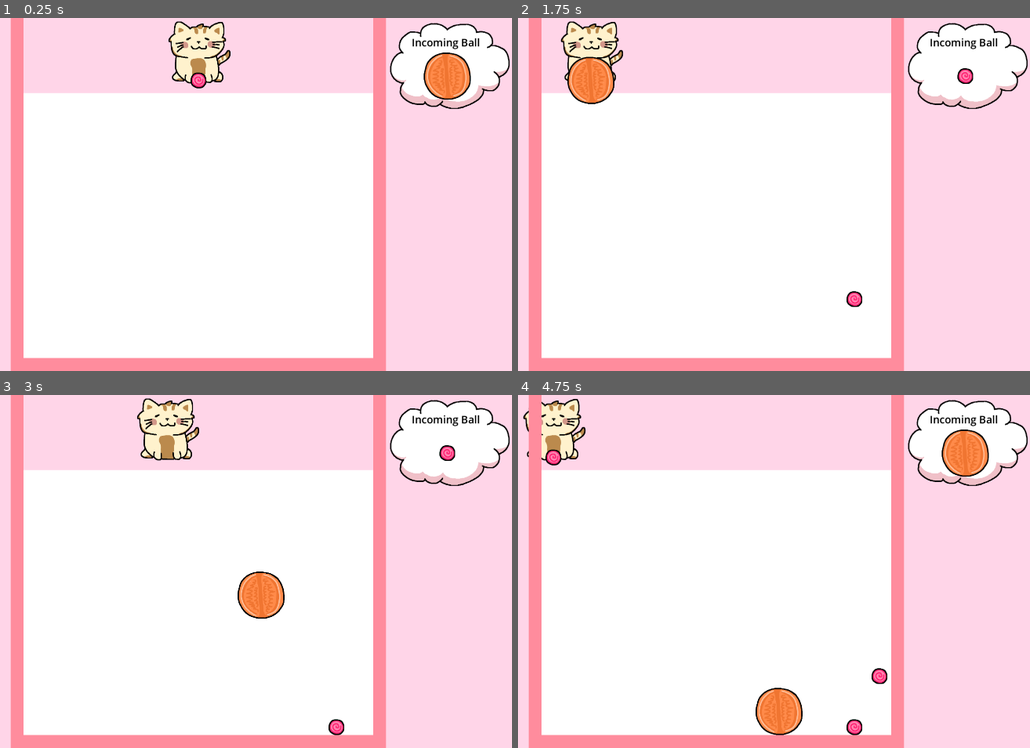
Above: before the commit, frames 1-4 (two rows, left to right).
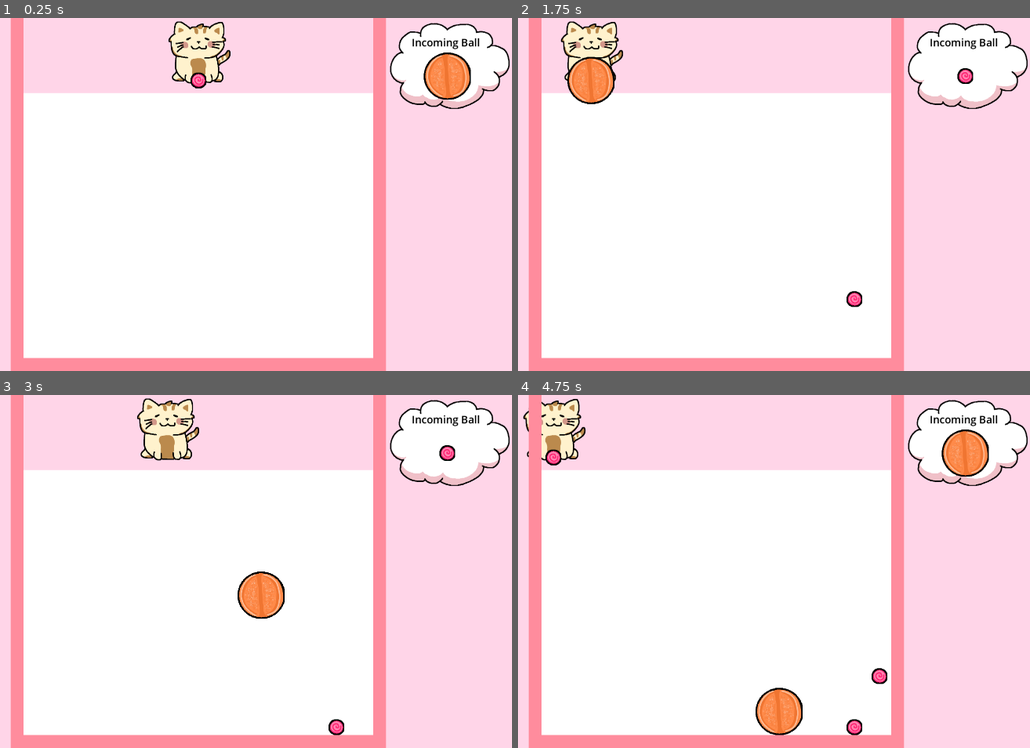
Above: after the commit, the same moments.

Repository: jadicodes/candy-drop
Game: Godot game, scene res://world/world.tscn
Two runs of this game, one before a commit and one after it. Both use one fixed random seed, a clock stepped at 60 frames per second and the inputs below.
Inputs (mouse positions are in pixels of both pictures, inside the frame that each line leads up to):
- Up to frame 1 (0.25 s): no input
- Up to frame 2 (1.75 s): tap Enter at 0.5 s; move the mouse to (855, 176) at 0.52 s; press the mouse at (855, 176) at 0.53 s; move the mouse to (589, 212) at 1.27 s; release the mouse at (589, 212) at 1.28 s; click (589, 212) at 1.35 s
- Up to frame 3 (3 s): move the mouse to (261, 493) at 2.02 s; press the mouse at (261, 493) at 2.03 s; move the mouse to (168, 642) at 2.77 s; release the mouse at (168, 642) at 2.78 s; click (168, 642) at 2.85 s
- Up to frame 4 (4.75 s): move the mouse to (902, 624) at 3.52 s; press the mouse at (902, 624) at 3.53 s; move the mouse to (528, 518) at 4.27 s; release the mouse at (528, 518) at 4.28 s; click (528, 518) at 4.35 s

The runs differ from the first frame. In frame 1, 0.2% of the frame differs, in the area x 37-93%, y 9-24%; in frame 2, 0.2%; in frame 3, 0.2%; in frame 4, 0.5%, in the area x 5-93%, y 9-97%.

Commit message:
Add dark blue and purple balls

Diff:
--- a/project/ball/ball.gd
+++ b/project/ball/ball.gd
@@ -9,6 +9,8 @@
 const YELLOW = preload("res://ball/yellow_ball.png")
 const GREEN = preload("res://ball/green_ball.png")
 const LIGHT_BLUE = preload("res://ball/light_blue_ball.png")
+const DARK_BLUE = preload("res://ball/dark_blue_ball.png")
+const PURPLE = preload("res://ball/purple_ball.png")
 
 var removed = false
 
@@ -18,7 +20,9 @@
 	ORANGE,
 	YELLOW,
 	GREEN,
-	LIGHT_BLUE
+	LIGHT_BLUE,
+	DARK_BLUE,
+	PURPLE,
 }
 
 var _collided_balls := []
@@ -37,6 +41,10 @@
 			_set_ball_properties(GREEN, 120, 7)
 		if state == colors.LIGHT_BLUE:
 			_set_ball_properties(LIGHT_BLUE, 144, 6)
+		if state == colors.DARK_BLUE:
+			_set_ball_properties(DARK_BLUE, 168, 5)
+		if state == colors.PURPLE:
+			_set_ball_properties(PURPLE, 192, 4)
 		_ball_color = state
 
 
--- a/project/world/ball_selector.gd
+++ b/project/world/ball_selector.gd
@@ -1,7 +1,7 @@
 extends Node
 
 var throwable_balls = [0, 1, 2]
-var all_balls = [0, 1, 2, 3, 4, 5]
+var all_balls = [0, 1, 2, 3, 4, 5, 6, 7]
 var ball_queue = []
 
 
--- a/project/world/incoming_ball_display.gd
+++ b/project/world/incoming_ball_display.gd
@@ -4,8 +4,7 @@
 const RED_BALL = preload("res://ball/red_ball.png")
 const ORANGE_BALL = preload("res://ball/orange_ball.png")
 const YELLOW_BALL = preload("res://ball/yellow_ball.png")
-const GREEN_BALL = preload("res://ball/green_ball.png")
-const LIGHT_BLUE_BALL = preload("res://ball/light_blue_ball.png")
+
 
 var ball_queue: Array
 
@@ -24,7 +23,3 @@
 		$Sprite.texture = ORANGE_BALL
 	if ball_queue[1] == 3:
 		$Sprite.texture = YELLOW_BALL
-	if ball_queue[1] == 4:
-		$Sprite.texture = GREEN_BALL
-	if ball_queue[1] == 5:
-		$Sprite.texture = LIGHT_BLUE_BALL
Binary file added: project/ball/dark_blue_ball.png
Not shown, added: project/ball/dark_blue_ball.png.import
Binary file changed: project/ball/green_ball.png
Binary file changed: project/ball/light_blue_ball.png
Binary file changed: project/ball/orange_ball.png
Binary file changed: project/ball/pink_ball.png
Binary file added: project/ball/purple_ball.png
Not shown, added: project/ball/purple_ball.png.import
Binary file changed: project/ball/red_ball.png
Binary file changed: project/ball/yellow_ball.png
